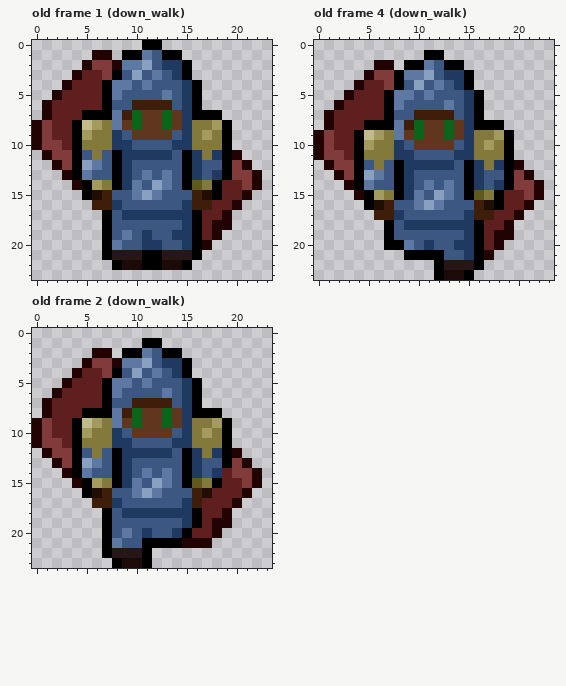
One commit to this pixel-art file: art/shield_guy/shield_guy.ase. The first picture shows the starting point.
24x24 pixels, 20 frames. Shown: old frame 1 (down_walk), old frame 4 (down_walk), old frame 2 (down_walk). The commit also changed other frames, which this record leaves out.
After:
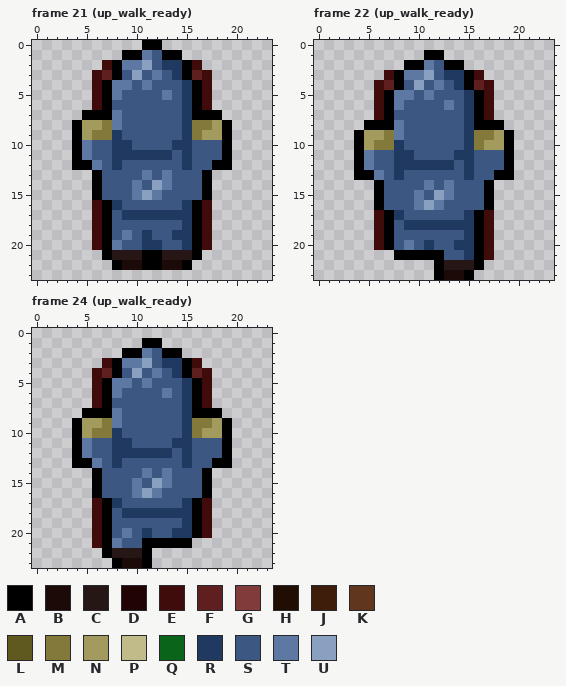
Palette (. is transparent): A #000000  B #1c0a09  C #261615  D #210303  E #3f0b0b  F #601f1f  G #823b3b  H #210e03  J #3f1d0b  K #60361f  L #60591f  M #82793b  N #a39b5d  P #c1bb89  Q #0a641a  R #1f3960  S #3b5782  T #5d79a3  U #89a0c1
A new or re-ordered frame is compared with the old frame closest to it.
From the commit log: add shield class upward attack-ready walking animation
Difference:
frames 20 -> 24
--- frame 21 (up_walk_ready) is new; against old frame 1 (down_walk)
@@ x 0..23 @@
  0 ...........AA...........
- 1 ......DD.AATSAA.........
- 2 .....DGGDTTUSRRA........
- 3 ....DFFGASUSTSRA........
- 4 ...DFFFATTSTSSSRA.......
- 5 ..DFFFFATSSSSTSRA.......
- 6 .DFFFFFASSJJJJSRA.......
- 7 .DFFFAAATJQKKQKRAAA.....
- 8 DGFFAPNMTKQKKQKRMMNA....
- 9 DGFFANMMRSKKKKSRMNMA....
-10 DGGFAMMMRRSSSSRRMMMA....
-11 .DGGASMSARRRRRSARMRAD...
-12 ..DGAUTSARSSSSSARSSAGD..
-13 ...DATSSARSTSTSARSRAGGD.
-14 ....DANMARTSUTSALMAFFGD.
-15 .....AHJSSTUTSSSJHAFFD..
-16 ......JJRSSSSSSRJJFFD...
-17 .......ASRRRRRRRAFFD....
-18 .......ASSSSSSSRAFDD....
-19 .......ASTSRSSRRAFD.....
-20 .......ATSSRRSSRAD......
+ 1 .........AATSAA.........
+ 2 .......EATTUSRRAE.......
+ 3 ......EFASUSTSRAFE......
+ 4 ......EATTSTSSSRAE......
+ 5 ......EATSSSSTSRAE......
+ 6 ......EASSSSSSSRAE......
+ 7 .....AAATSSSSSSRAAA.....
+ 8 ....ANNMTSSSSSSRMMNA....
+ 9 ....ANMMRSSSSSSRMNNA....
+10 ....ATSSRRSSSSRRSSSA....
+11 ....ATSSRRRRRRSRSSSA....
+12 ....AATSRSSSSSSRSSAA....
+13 ......ASSSSTSTSSSA......
+14 ......ASSSTSUTSSSA......
+15 ......ASSSTUTSSSSA......
+16 ......EARSSSSSSRAE......
+17 ......EASRRRRRRRAE......
+18 ......EASSSSSSSRAE......
+19 ......EASTSRSSRRAE......
+20 ......EATSSRRSSRAE......
 21 .......ACCCAACCCA.......
--- frame 22 (up_walk_ready) is new; against old frame 4 (down_walk)
@@ x 0..23 @@
  1 ...........AA...........
- 2 ......DD.AATSAA.........
- 3 .....DGGATTUSRRA........
- 4 ....DFFGASUSTSRA........
- 5 ...DFFFATTSTSSSRA.......
- 6 ..DFFFFATSSSSTSRA.......
- 7 .DFFFFFASSJJJJSRA.......
- 8 .DFFFAAATJQKKQKRAAA.....
- 9 DGFFAPNMTKQKKQKRMMNA....
-10 DGFFANMMRSKKKKSRMNMA....
-11 DGGFAMMMRRSSSSRRMMMA....
-12 .DGGASMSARRRRRSARMRAD...
-13 ..DGAUTSARSSSSSARSSAGD..
-14 ...DATSSARSTSTSARSRAGGD.
-15 ....DANMARTSUTSALMAFFGD.
-16 .....AHJSSTUTSSSJHAFFD..
-17 ......JJRSSSSSSRJJFFD...
-18 .......ASRRRRRRRAFFD....
-19 .......ASSSSSSSRAFDD....
-20 .......AATSRSSRRAFD.....
-21 .........AAAASSRAD......
+ 2 .........AATSAA.........
+ 3 .......EATTUSRRAE.......
+ 4 ......EFASUSTSRAFE......
+ 5 ......EATTSTSSSRAE......
+ 6 ......EATSSSSTSRAE......
+ 7 ......EASSSSSSSRAE......
+ 8 .....AAATSSSSSSRAAA.....
+ 9 ....ANNMTSSSSSSRMMNA....
+10 ....ANMMRSSSSSSRMNNA....
+11 ....ATSSRRSSSSRRSSSA....
+12 ....ATSSRRRRRRSRSSSA....
+13 ....AATSRSSSSSSRSSAA....
+14 ......ASSSSTSTSSSA......
+15 ......ASSSTSUTSSSA......
+16 ......ASSSTUTSSSSA......
+17 ......EARSSSSSSRAE......
+18 ......EASRRRRRRRAE......
+19 ......EASSSSSSSRAE......
+20 ......EASTSRSSRRAE......
+21 ........AAAAASSRAE......
 22 ............ACCCA.......
--- frame 24 (up_walk_ready) is new; against old frame 2 (down_walk)
@@ x 0..23 @@
  1 ...........AA...........
- 2 ......DD.AATSAA.........
- 3 .....DGGDTTUSRRA........
- 4 ....DFFGASUSTSRA........
- 5 ...DFFFATTSTSSSRA.......
- 6 ..DFFFFATSSSSTSRA.......
- 7 .DFFFFFASSJJJJSRA.......
- 8 .DFFFAAATJQKKQKRAAA.....
- 9 DGFFAPNMTKQKKQKRMMNA....
-10 DGFFANMMRSKKKKSRMNMA....
-11 DGGFAMMMRRSSSSRRMMMA....
-12 .DGGASMSARRRRRSARMRAD...
-13 ..DGAUTSARSSSSSARSSAGD..
-14 ...DATSSARSTSTSARSRFGGD.
-15 ....DANMARTSUTSALMAFFGD.
-16 .....AHJSSTUTSSSJHFFFD..
-17 ......JJRSSSSSSRJFFFD...
-18 .......ASRRRRRRRAFFD....
-19 .......ASSSSSSSRAFDD....
-20 .......ASTSRSSRAFFD.....
-21 .......ATSSAAAADDD......
+ 2 .........AATSAA.........
+ 3 .......EATTUSRRAE.......
+ 4 ......EFASUSTSRAFE......
+ 5 ......EATTSTSSSRAE......
+ 6 ......EATSSSSTSRAE......
+ 7 ......EASSSSSSSRAE......
+ 8 .....AAATSSSSSSRAAA.....
+ 9 ....ANNMTSSSSSSRMMNA....
+10 ....ANMMRSSSSSSRMNNA....
+11 ....ATSSRRSSSSRRSSSA....
+12 ....ATSSRRRRRRSRSSSA....
+13 ....AATSRSSSSSSRSSAA....
+14 ......ASSSSTSTSSSA......
+15 ......ASSSTSUTSSSA......
+16 ......ASSSTUTSSSSA......
+17 ......EARSSSSSSRAE......
+18 ......EASRRRRRRRAE......
+19 ......EASSSSSSSRAE......
+20 ......EASTSRSSRRAE......
+21 ......EATSSAAAAA........
 22 .......ACCCA............
